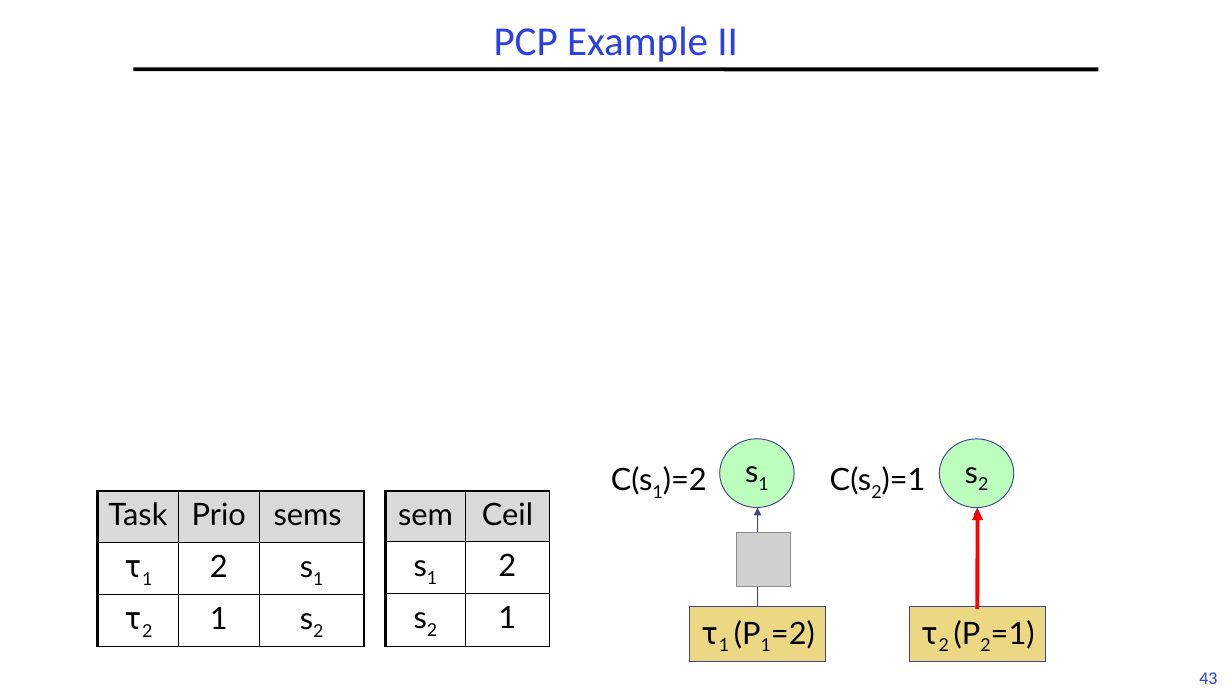
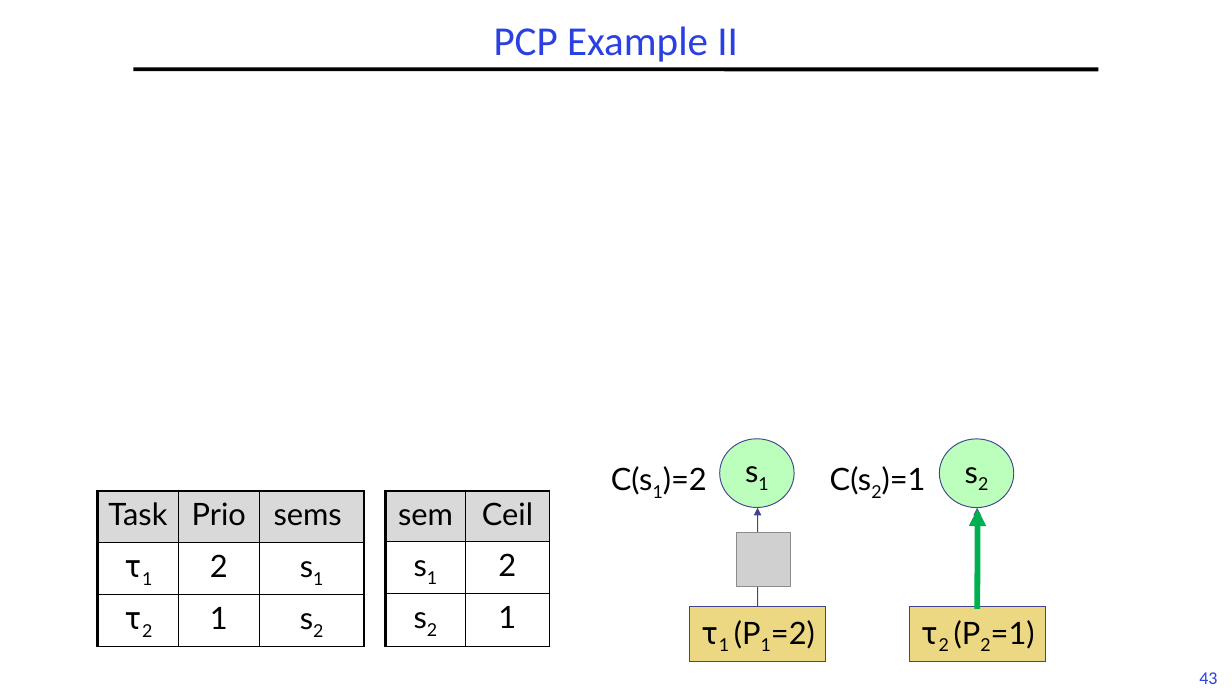
Before and after one commit to guhofstra/CSC256Fa25, a slide deck: slide 43 of PPTs/L6-RTScheduling II.pptx. Drawn at 1232x693 pixels with LibreOffice and Linux fonts; fonts in the diff are those of the drawing; grey boxes stand for pictures. Boxes give left, top, right and bottom in pixels: in the first picture for what was removed or moved away, otherwise in the second. Text is boxed around its words. In the diff, an @@ line names an element or a change of style, - is before the commit and + after.

```diff
--- a/PPTs/L6-RTScheduling II.pptx
+++ b/PPTs/L6-RTScheduling II.pptx
@@ arrow (978, 609) - (978, 509): stroke #FF0000 3 pt to #00B050 4.5 pt @@
```
Also in this commit, not shown: 6 other slides changed, 1 other file.
